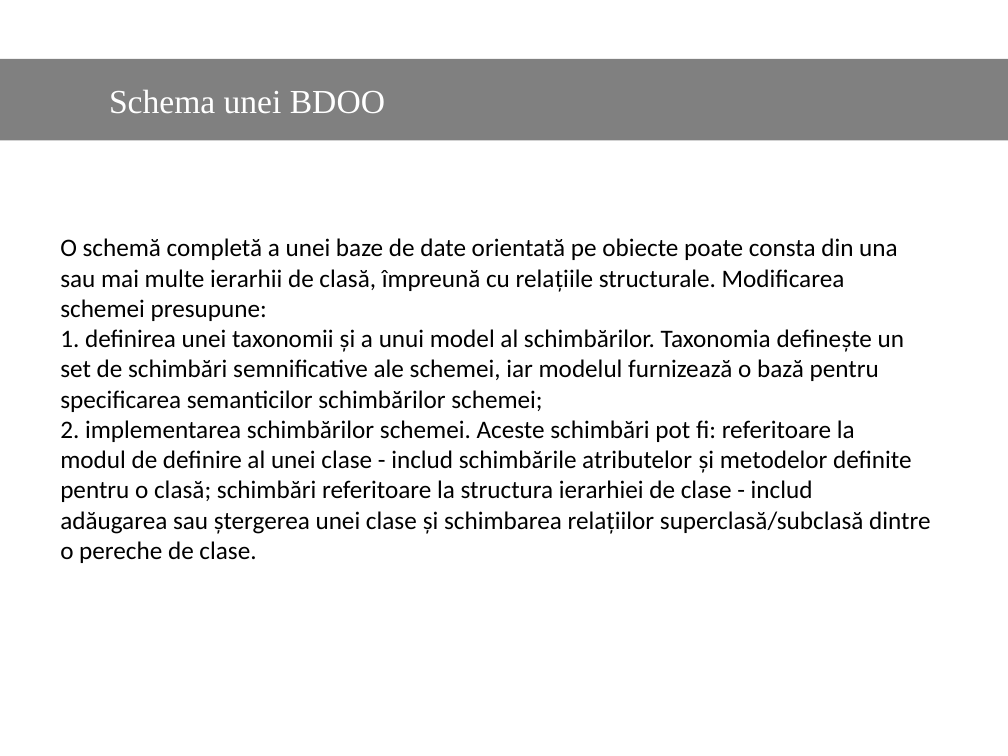
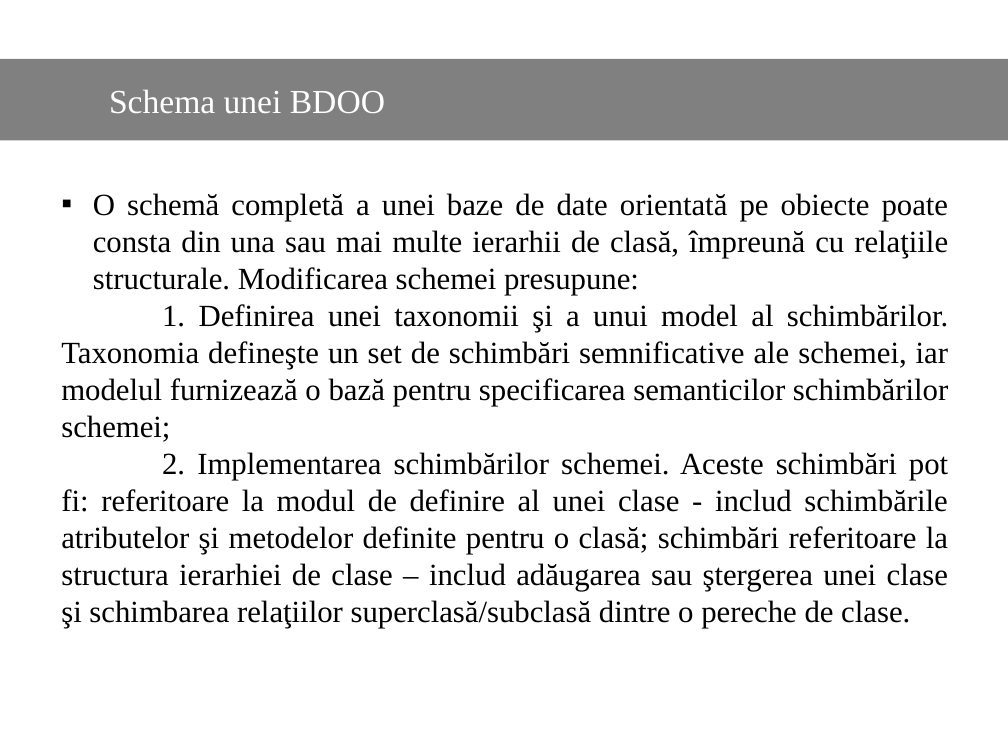
Before and after one commit to Dani25/BDOO, a slide deck: slide 25 of bdoo.pptx. Drawn at 1008x756 pixels with LibreOffice and Linux fonts; fonts in the diff are those of the drawing. Boxes give left, top, right and bottom in pixels: in the first picture for what was removed or moved away, otherwise in the second. Text is boxed around its words. In the diff, an @@ line names an element or a change of style, - is before the commit and + after.

```diff
--- a/bdoo.pptx
+++ b/bdoo.pptx
@@ text at bbox=[61, 193, 949, 628]: text changed; size 18 to 22 pt; font Calibri to Times New Roman @@
-O schemă completă a unei baze de date orientată pe obiecte poate consta din una
-sau mai multe ierarhii de clasă, împreună cu relaţiile structurale. Modificarea
-schemei presupune:
-1. definirea unei taxonomii şi a unui model al schimbărilor. Taxonomia defineşte un
-set de schimbări semnificative ale schemei, iar modelul furnizează o bază pentru
-specificarea semanticilor schimbărilor schemei;
-2. implementarea schimbărilor schemei. Aceste schimbări pot fi: referitoare la
-modul de definire al unei clase - includ schimbările atributelor şi metodelor definite
-pentru o clasă; schimbări referitoare la structura ierarhiei de clase - includ
-adăugarea sau ştergerea unei clase şi schimbarea relaţiilor superclasă/subclasă dintre
-o pereche de clase.
+▪ O schemă completă a unei baze de date orientată pe obiecte poate consta din una sau mai multe ierarhii de clasă, împreună cu relaţiile structurale. Modificarea schemei presupune:
+1. Definirea unei taxonomii şi a unui model al schimbărilor. Taxonomia defineşte un set de schimbări semnificative ale schemei, iar modelul furnizează o bază pentru specificarea semanticilor schimbărilor schemei;
+2. Implementarea schimbărilor schemei. Aceste schimbări pot fi: referitoare la modul de definire al unei clase - includ schimbările atributelor şi metodelor definite pentru o clasă; schimbări referitoare la structura ierarhiei de clase – includ adăugarea sau ştergerea unei clase şi schimbarea relaţiilor superclasă/subclasă dintre o pereche de clase.
```
Also in this commit, not shown: 23 other slides changed, 2 slides added.
